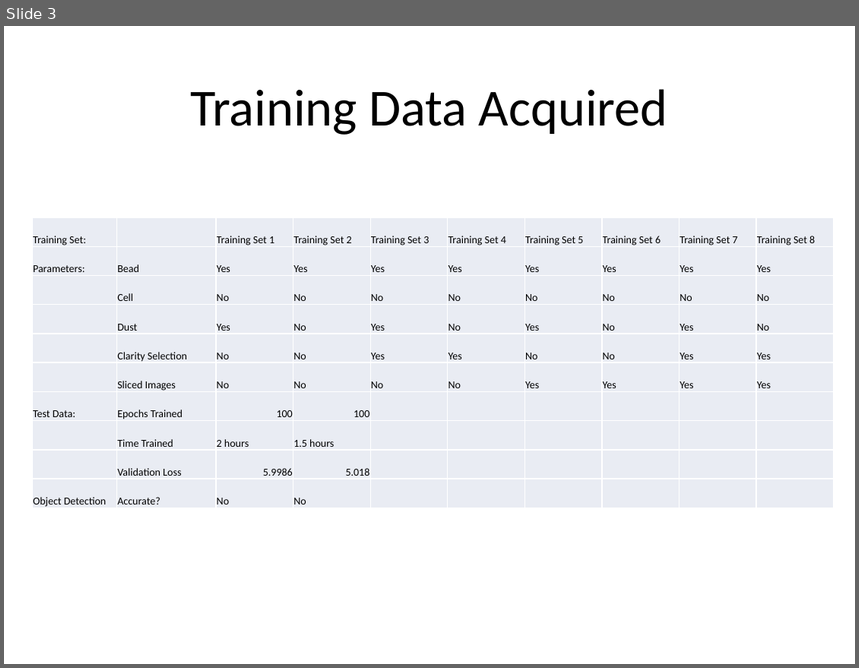
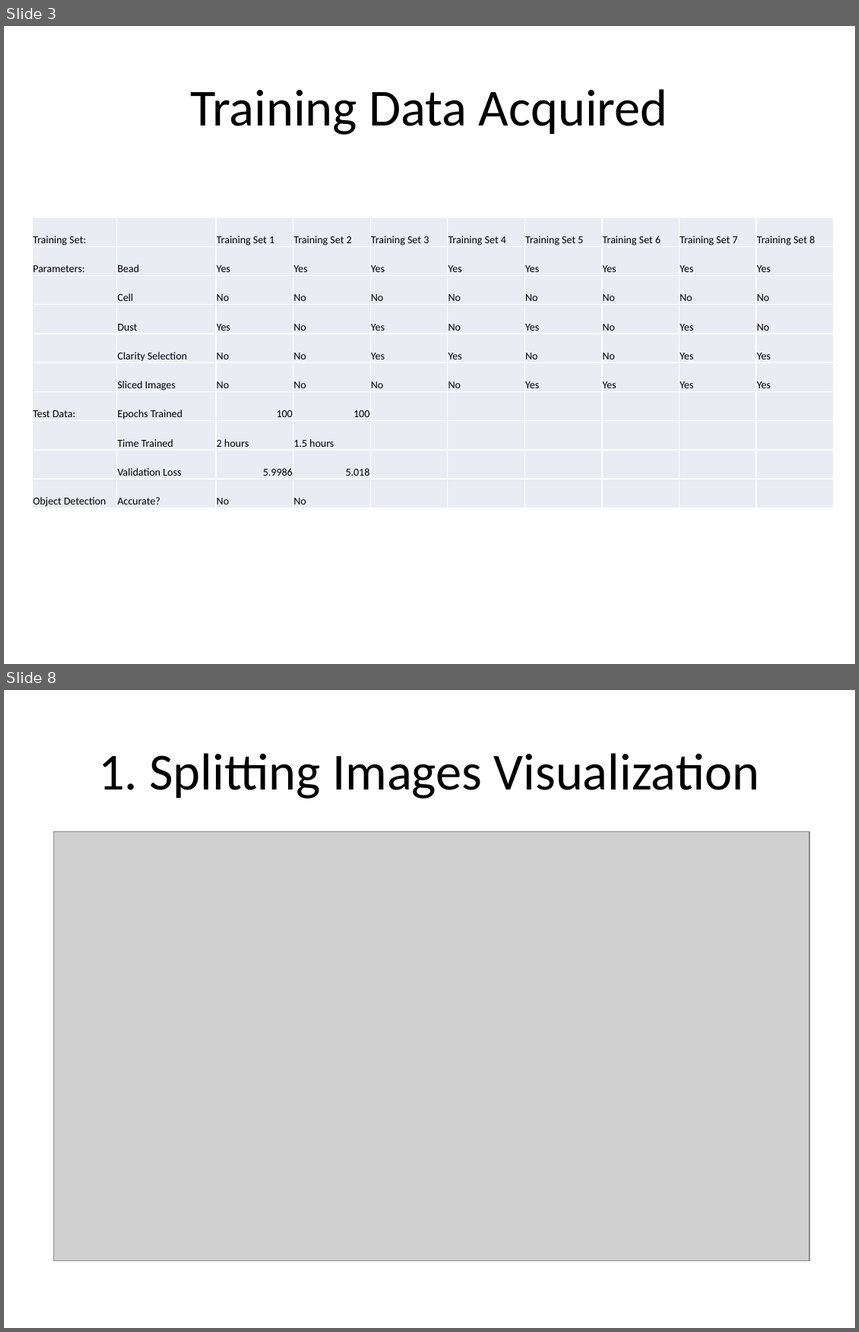
Before and after one commit to jonthanxiong/Lenseless-Plate-Reader, a slide deck: LED Images Data/Data on Training Set 1 and 2.pptx. Shown one above the other, each under a label of ours: slide 3 before the commit, slides 3 and 8 after it; the slides between them are not shown. The pictures are 859x668 and 859x1332 pixels, drawn with LibreOffice and Linux fonts; fonts in the diff are those of the drawing; grey boxes stand for pictures. Boxes give left, top, right and bottom in pixels: in the first picture for what was removed or moved away, otherwise in the second. Text is boxed around its words. In the diff, an @@ line names an element or a change of style, - is before the commit and + after.

```diff
--- a/LED Images Data/Data on Training Set 1 and 2.pptx
+++ b/LED Images Data/Data on Training Set 1 and 2.pptx
@@ slide 8 added at [4,690,855,1328], background #FFFFFF @@
@@ title added at [98,753,759,799], 44 pt, text #000000 @@
+1. Splitting Images Visualization
@@ picture added at [53,832,810,1262] @@
```
Also in this commit, not shown: 4 other slides added, 1 slide removed, 1 other file.
